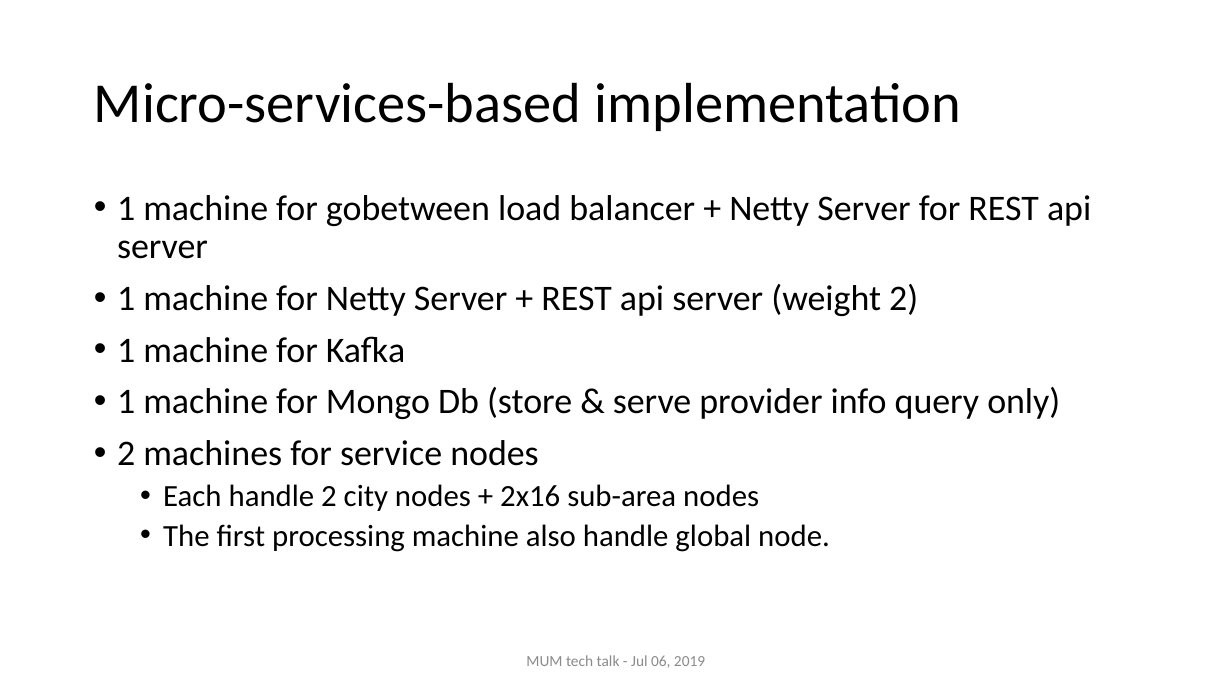
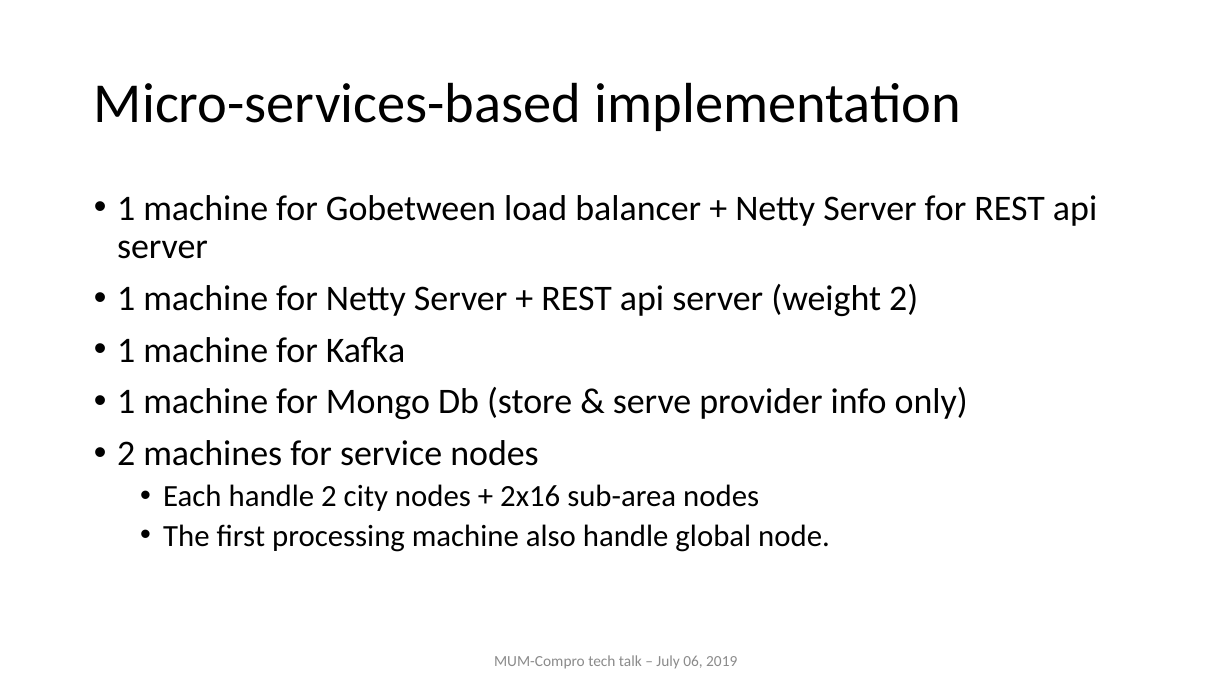
Before and after one commit to nghianghesi/hms, a slide deck: slide 18 of slide.pptx (slide 17 before the commit). Drawn at 1232x693 pixels with LibreOffice and Linux fonts; fonts in the diff are those of the drawing. Boxes give left, top, right and bottom in pixels: in the first picture for what was removed or moved away, otherwise in the second. Text is boxed around its words. In the diff, an @@ line names an element or a change of style, - is before the commit and + after.

```diff
--- a/slide.pptx
+++ b/slide.pptx
@@ text at [117,195,1097,259]: text changed @@
-• 1 machine for gobetween load balancer + Netty Server for REST api server
+• 1 machine for Gobetween load balancer + Netty Server for REST api server
@@ text at [117,387,968,419]: text changed @@
-• 1 machine for Mongo Db (store & serve provider info query only)
+• 1 machine for Mongo Db (store & serve provider info only)
@@ text at [494,655,737,669]: text changed @@
-MUM tech talk - Jul 06, 2019
+MUM-Compro tech talk – July 06, 2019
```
Also in this commit, not shown: 27 other slides changed, 1 slide added.
